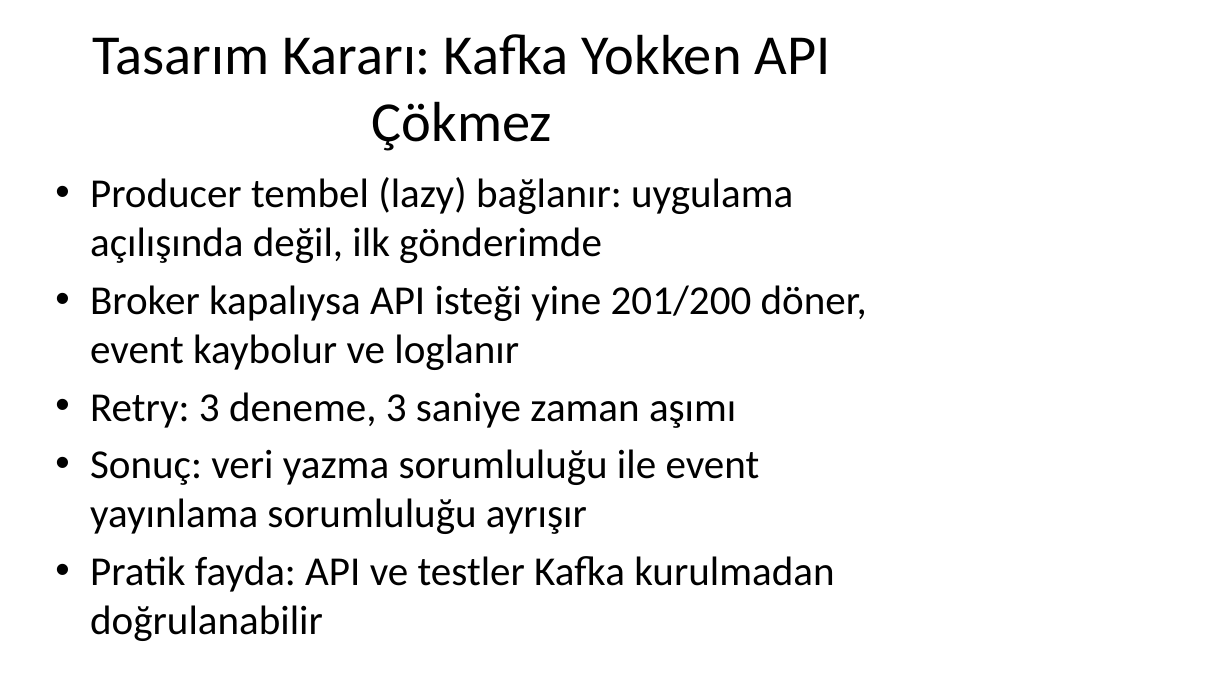
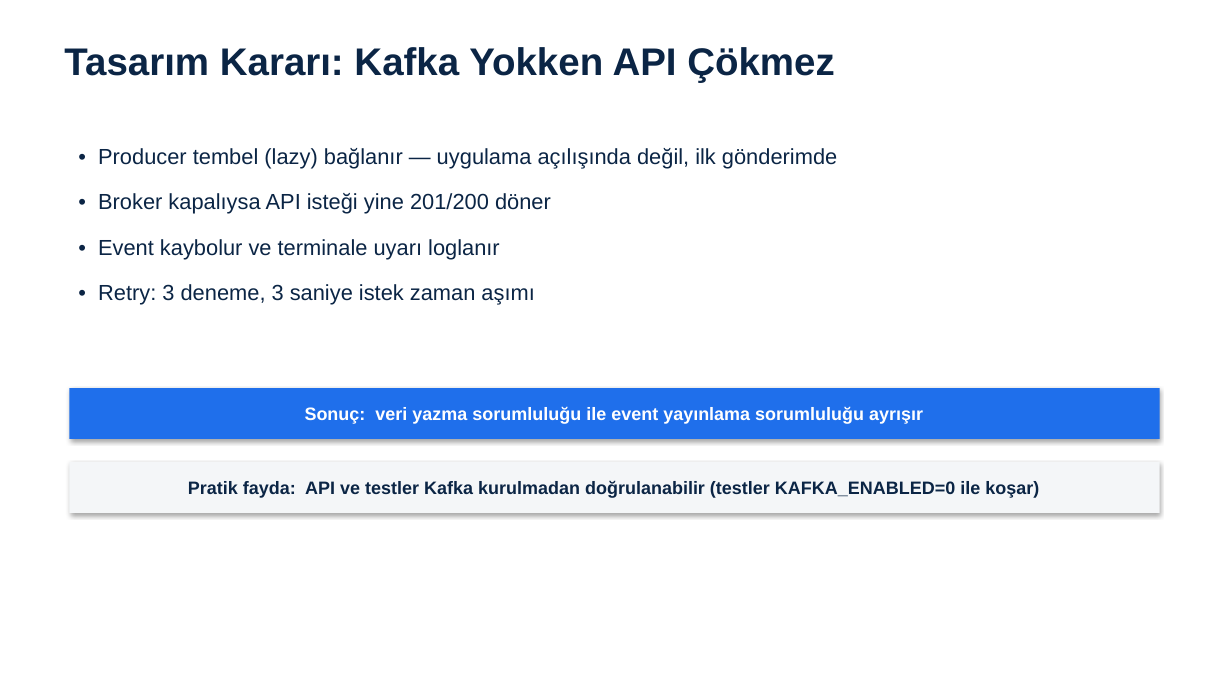
Before and after one commit to ErdemEmin/cargo-tracking, a slide deck: slide 6 of Kargo_Takip_Sistemi_Sunum.pptx. Drawn at 1232x693 pixels with LibreOffice and Linux fonts; fonts in the diff are those of the drawing. Boxes give left, top, right and bottom in pixels: in the first picture for what was removed or moved away, otherwise in the second. Text is boxed around its words. In the diff, an @@ line names an element or a change of style, - is before the commit and + after.

```diff
--- a/Kargo_Takip_Sistemi_Sunum.pptx
+++ b/Kargo_Takip_Sistemi_Sunum.pptx
@@ text "Tasarım Kararı: Kafka Yokken API ...": place and size @@
-text "Tasarım Kararı: Kafka Yokken API ..." at [93, 34, 830, 151]
+text "Tasarım Kararı: Kafka Yokken API ..." at [64, 47, 835, 83]
@@ text "Tasarım Kararı: Kafka Yokken API ..." at [64, 47, 835, 83]: size 44 to 30 pt, font Calibri to Arial, text colour #000000 to #0B2545, bold on; alignment centre to left; vertical alignment middle to top @@
@@ text at [98, 148, 837, 305]: text changed; size 32 to 17 pt; font Calibri to Arial; text colour #000000 to #0B2545 @@
-• Producer tembel (lazy) bağlanır: uygulama açılışında değil, ilk gönderimde
-• Broker kapalıysa API isteği yine 201/200 döner, event kaybolur ve loglanır
-• Retry: 3 deneme, 3 saniye zaman aşımı
-• Sonuç: veri yazma sorumluluğu ile event yayınlama sorumluluğu ayrışır
-• Pratik fayda: API ve testler Kafka kurulmadan doğrulanabilir
+• Producer tembel (lazy) bağlanır — uygulama açılışında değil, ilk gönderimde
+• Broker kapalıysa API isteği yine 201/200 döner
+• Event kaybolur ve terminale uyarı loglanır
+• Retry: 3 deneme, 3 saniye istek zaman aşımı
@@ rectangle added at [69, 388, 1160, 439], fill #1F6FEB, 14 pt, text #FFFFFF, bold @@
+Sonuç: veri yazma sorumluluğu ile event yayınlama sorumluluğu ayrışır
@@ rectangle added at [69, 462, 1160, 513], fill #F4F6F8, 14 pt, text #0B2545, bold @@
+Pratik fayda: API ve testler Kafka kurulmadan doğrulanabilir (testler KAFKA_ENABLED=0 ile koşar)
```
Also in this commit, not shown: 11 other slides changed, 3 other files.
